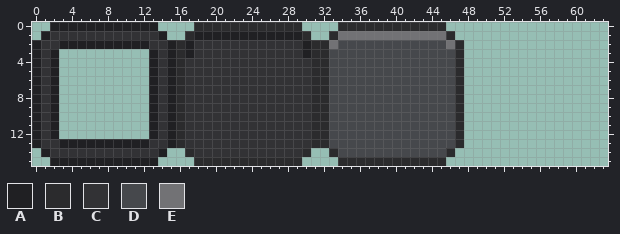
File history of a pixel-art sprite, assets/images/textures/ui_content.png. Above: the version before the commit.
The file is 128x32 pixels, drawn in blocks of 2x2; one block is one cell here. Colours within 5 levels of each other are drawn and written as one.
Palette (. is transparent): A #202023  B #2b2b2d  C #323235  D #46484c  E #727275
Pixels before, first column x 0:
 0 ..AAAAAAAAAAAA....BBBBBBBBBBBB....BBBBBBBBBBBB..
 1 .ACCCCCCCCCCCCA..BAAAAAAAAAAAAB..BEEEEEEEEEEEEB.
 2 ACCAAAAAAAAAACCABACCCCCCCCCCCCABBEDDDDDDDDDDDDEB
 3 ACA..........ACABACCCCCCCCCCCCABBDDDDDDDDDDDDDDB
 4 ACA..........ACABCCCCCCCCCCCCCCBBDDDDDDDDDDDDDDB
 5 ACA..........ACABCCCCCCCCCCCCCCBBDDDDDDDDDDDDDDB
 6 ACA..........ACABCCCCCCCCCCCCCCBBDDDDDDDDDDDDDDB
 7 ACA..........ACABCCCCCCCCCCCCCCBBDDDDDDDDDDDDDDB
 8 ACA..........ACABCCCCCCCCCCCCCCBBDDDDDDDDDDDDDDB
 9 ACA..........ACABCCCCCCCCCCCCCCBBDDDDDDDDDDDDDDB
10 ACA..........ACABCCCCCCCCCCCCCCBBDDDDDDDDDDDDDDB
11 ACA..........ACABCCCCCCCCCCCCCCBBDDDDDDDDDDDDDDB
12 ACA..........ACABCCCCCCCCCCCCCCBBDDDDDDDDDDDDDDB
13 ACCAAAAAAAAAACCABCCCCCCCCCCCCCCBBDDDDDDDDDDDDDDB
14 .ACCCCCCCCCCCCA..BCCCCCCCCCCCCB..BDDDDDDDDDDDDB.
15 ..AAAAAAAAAAAA....BBBBBBBBBBBB....BBBBBBBBBBBB..
After:
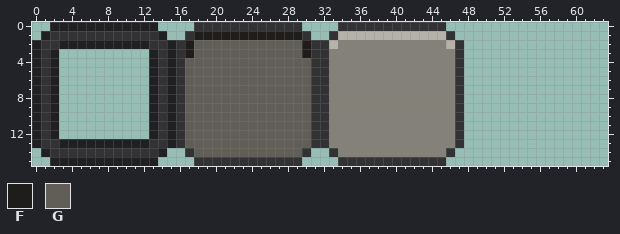
Colours new in this view: F #1e1d1c  G #605e56
Changes in this commit:
colour D: #46484c -> #848178
colour E: #727275 -> #b5b3a9
y 0: x 18..29 BBBBBBBBBBBB -> CCCCCCCCCCCC; x 34..45 BBBBBBBBBBBB -> CCCCCCCCCCCC
y 1: x 17..30 BAAAAAAAAAAAAB -> CFFFFFFFFFFFFC; x 33 B -> C; x 46 B -> C
y 2..3: x 16..32 BACCCCCCCCCCCCABB -> CFGGGGGGGGGGGGFCC; x 47 B -> C
y 4..13: x 16..32 BCCCCCCCCCCCCCCBB -> CGGGGGGGGGGGGGGCC; x 47 B -> C
y 14: x 17..30 BCCCCCCCCCCCCB -> CGGGGGGGGGGGGC; x 33 B -> C; x 46 B -> C
y 15: x 18..29 BBBBBBBBBBBB -> CCCCCCCCCCCC; x 34..45 BBBBBBBBBBBB -> CCCCCCCCCCCC
Boxes around the changes in both pictures, in picture pixels (x1, y1, x2, y2):
changed: (176, 22, 464, 166)
